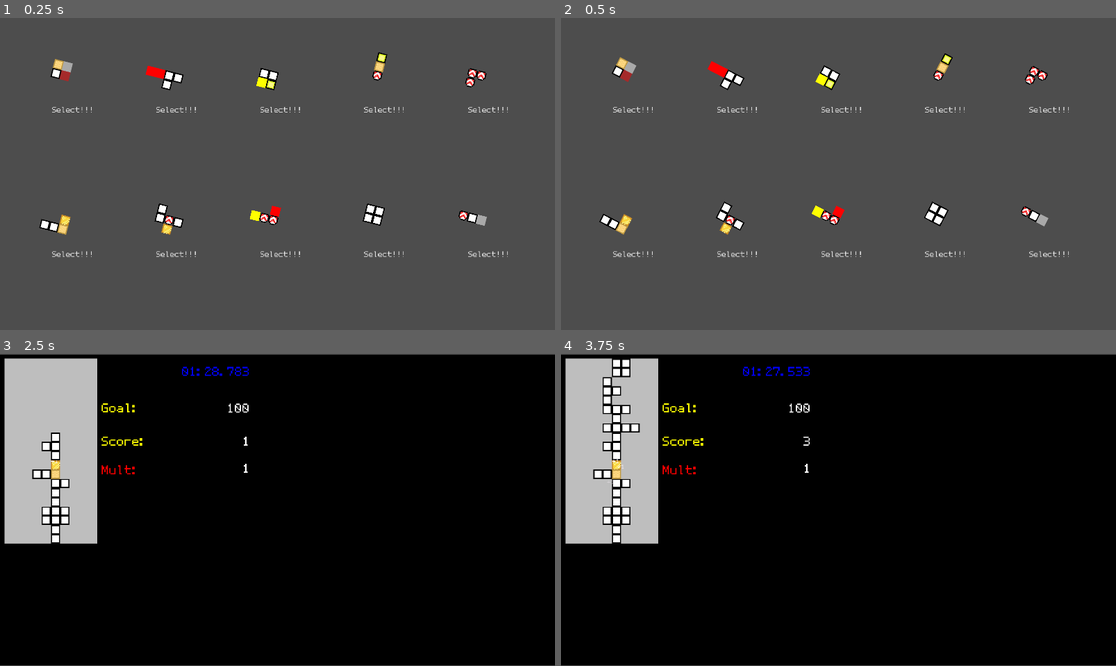
Above: before the commit, frames 1-4 (two rows, left to right).
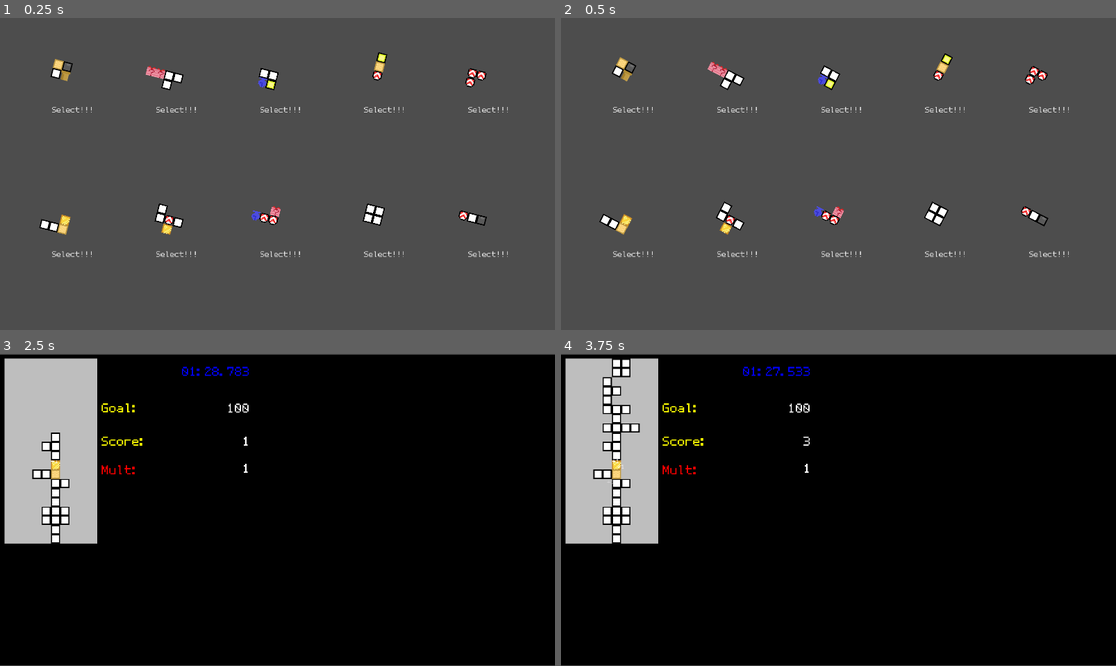
Above: after the commit, the same moments.

Repository: AsgerHB/create-jam-spring-2025
Game: Godot game, scene res://Scenes/RunDuplicate.tscn
The game is run twice, just before and just after one commit, with the same random seed, the same clock (stepped at 60 frames per second) and the same inputs. This scene is started directly instead of the project's main scene.
Inputs:
- Up to frame 1 (0.25 s): no input
- Up to frame 2 (0.5 s): no input
- Up to frame 3 (2.5 s): hold Right (ui_right) 0.53-1.25 s; click "Select!!!" at 1.25 s; hold Space (slam_down) from 2.03 s (still down)
- Up to frame 4 (3.75 s): release Space (slam_down) at 2.78 s; hold Right (ui_right) 2.78-3.53 s; hold Up (ui_up) from 3.53 s (still down)

The runs differ from the first frame. In frame 1, 0.4% of the frame differs, in the area x 10-88%, y 13-67%; in frame 2, 0.4%; in frame 3, less than 0.1%; in frame 4, less than 0.1%.

Commit message:
Added connected sprites to cells

Diff:
--- a/Scripts/Cell.gd
+++ b/Scripts/Cell.gd
@@ -37,12 +37,19 @@
 }
 # A mapping of a sprite's state and where it maps to in the sprite sheet
 const SpriteCoords: Dictionary[Type, Vector2i] = {
-	Type.Standard: Vector2i(0,0),
-	Type.Sand: Vector2i(8,0),
-	Type.Gold: Vector2i(0,8),
-	Type.Bomb: Vector2i(8,8),
-	Type.Compressed: Vector2i(0,16),
-	Type.Balloon: Vector2i(8,16)
+	Type.Standard: 8 * Vector2i(0,0),
+	Type.Sand: 8 * Vector2i(1,0),
+	Type.Gold: 8 * Vector2i(0,1),
+	Type.Bomb: 8 * Vector2i(1,1),
+	Type.Compressed: 8 * Vector2i(0,2),
+	Type.Balloon: 8 * Vector2i(1,2),
+	Type.Monster: 8 * Vector2i(3,2),
+	Type.Gift: 8 * Vector2i(3,0),
+	Type.Plant: 8 * Vector2i(4,1),
+	Type.PlantPot: 8 * Vector2i(4,2),
+	Type.Clock: 8 * Vector2i(2,0),
+	Type.Concrete: 8 * Vector2i(2,1),
+	Type.ConcreteSemiBroken: 8 * Vector2i(2,1),
 }
 
 @export var type: Type = Type.Standard;
@@ -58,20 +65,6 @@
 func _draw() -> void:
 	const rec = Rect2(-CELL_SIZE / 2, -CELL_SIZE / 2, CELL_SIZE, CELL_SIZE)
 	match type:
-		Type.Concrete:
-			draw_rect(rec, Color.DARK_GRAY)
-		Type.ConcreteSemiBroken:
-			draw_rect(rec, Color.LIGHT_GRAY)
-		Type.Clock:
-			draw_rect(rec, Color.YELLOW)
-		Type.Gift:
-			draw_rect(rec, Color.RED)
-		Type.PlantPot:
-			draw_rect(rec, Color.BROWN)
-		Type.Plant:
-			draw_rect(rec, Color.GREEN)
-		Type.Monster:
-			draw_rect(rec, Color.PURPLE)
 		_:
 			var sprite_coords = SpriteCoords[type]
 			draw_texture_rect_region(sprite_sheet, rec, Rect2(sprite_coords.x, sprite_coords.y, 8,8))
--- a/Scripts/score_effect.gd
+++ b/Scripts/score_effect.gd
@@ -13,7 +13,8 @@
 
 func set_score(score: int):
 	label.text = "+" + str(score)
-	label.add_theme_color_override("font_color", Color.WHITE.lerp(Color.MAGENTA, clampf(score / 25.0, 0.0, 1.0)))
+	label.add_theme_color_override("font_color", Color.WHITE.lerp(Color.MAGENTA, clampf(score / 50.0, 0.0, 1.0)))
+	label.add_theme_font_size_override("font_size", lerpf(34.0, 72.0, clampf(score / 50.0, 0.0, 1.0)))
 
 
 func _process(delta: float) -> void:
